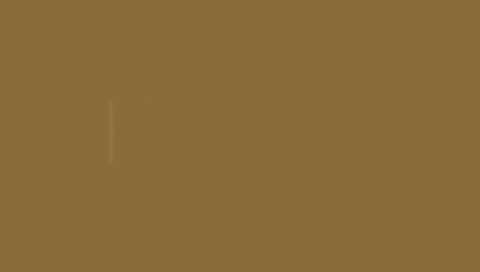
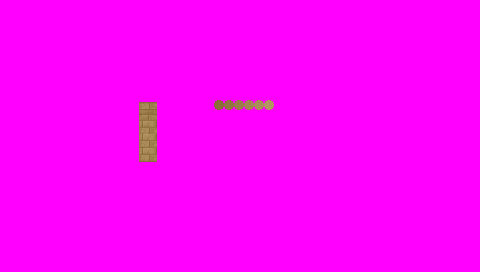
Revision of a layered (480, 272) image; what changed, layer by layer:
added layer "back wall palette" in group "background copy" over [214, 100, 274, 110]
hid "columns_far" over [72, 101, 150, 162]
added layer "back wall" in group "background copy" over [139, 103, 157, 161]
hid "select_background" over [0, 0, 480, 272]
